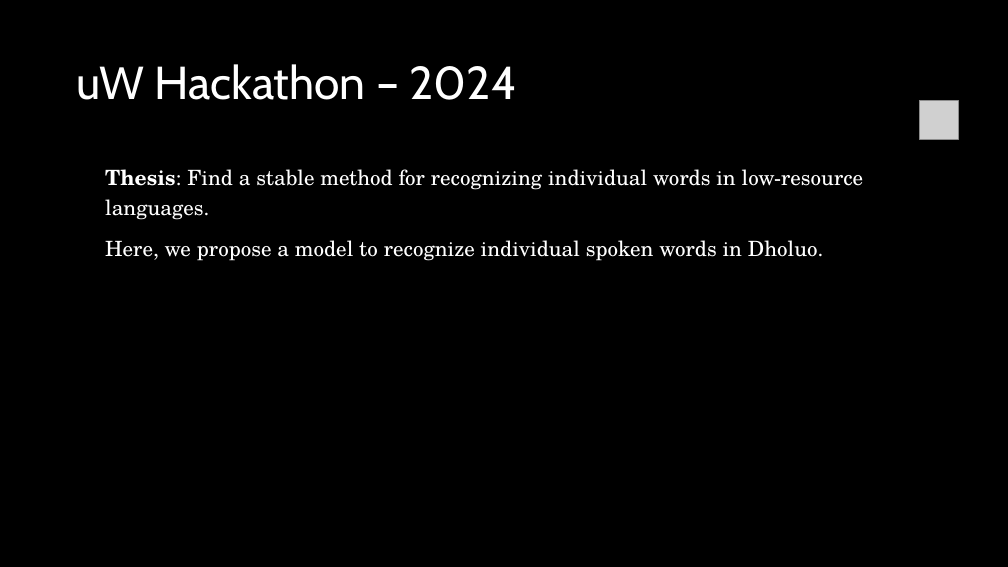
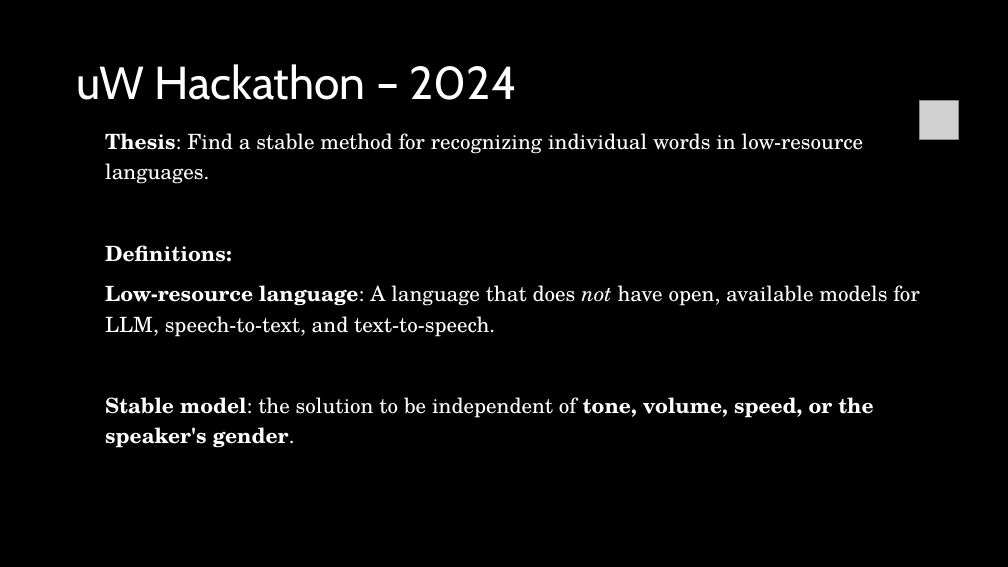
Before and after one commit to PENNET-dev/hackathon-uW-2024, a slide deck: slide 3 of Hackathon Presentation.pptx (slide 2 before the commit). Drawn at 1008x567 pixels with LibreOffice and Linux fonts; fonts in the diff are those of the drawing; grey boxes stand for pictures. Boxes give left, top, right and bottom in pixels: in the first picture for what was removed or moved away, otherwise in the second. Text is boxed around its words. In the diff, an @@ line names an element or a change of style, - is before the commit and + after.

Commit message:
final presentation

```diff
--- a/Hackathon Presentation.pptx
+++ b/Hackathon Presentation.pptx
@@ text at (105, 245, 919, 448): text changed @@
-Here, we propose a model to recognize individual spoken words in Dholuo.
+Definitions:
+Low-resource language: A language that does not have open, available models for LLM, speech-to-text, and text-to-speech.
+Stable model: the solution to be independent of tone, volume, speed, or the speaker's gender.
```
Also in this commit, not shown: 5 other slides changed, 3 slides added.
